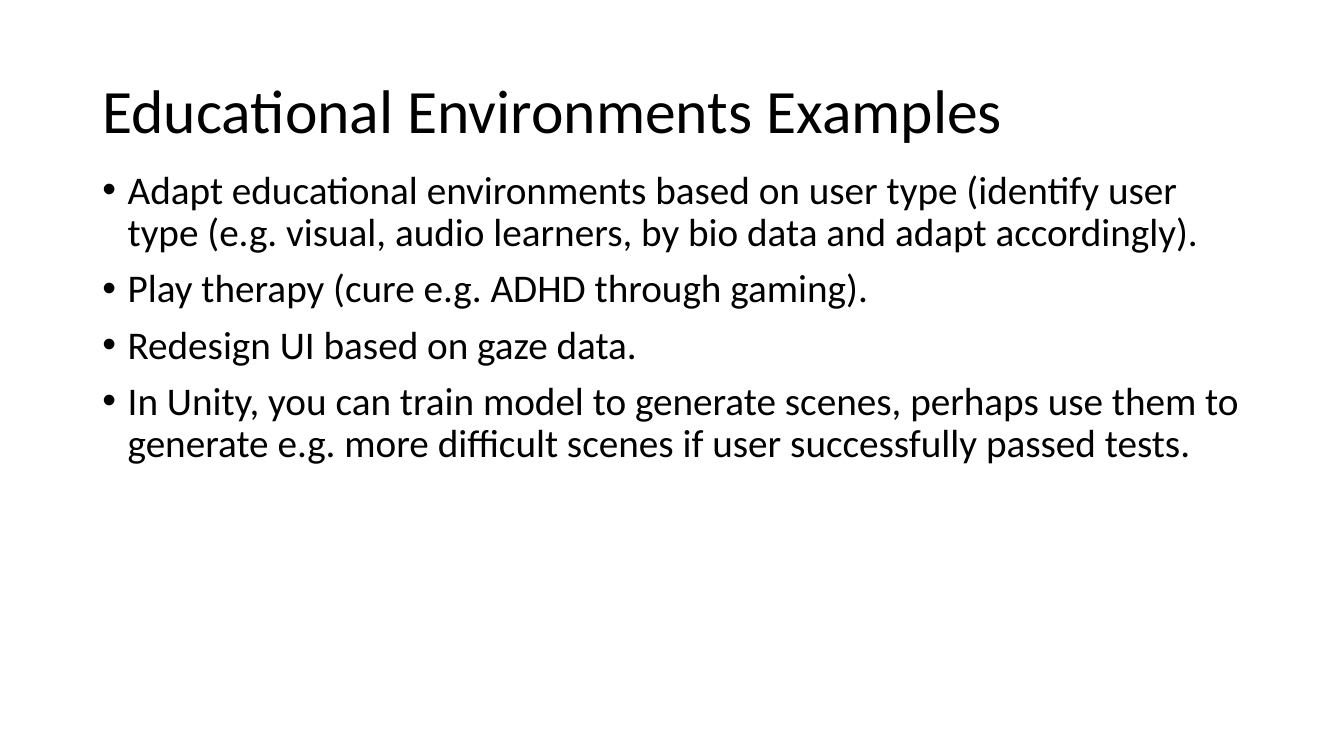
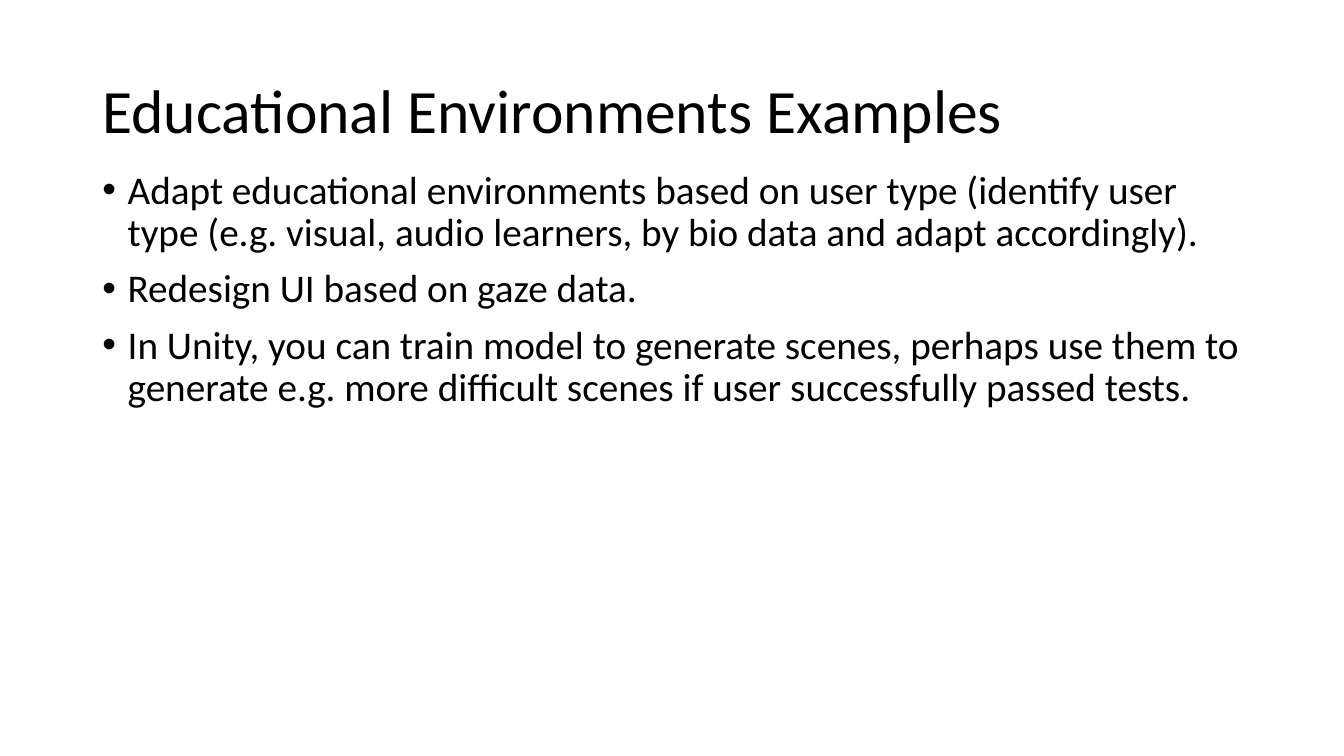
Before and after one commit to ztsv-av/xr_ml, a slide deck: slide 11 of unity-vs-unreal.pptx. Drawn at 1344x756 pixels with LibreOffice and Linux fonts; fonts in the diff are those of the drawing. Boxes give left, top, right and bottom in pixels: in the first picture for what was removed or moved away, otherwise in the second. Text is boxed around its words. In the diff, an @@ line names an element or a change of style, - is before the commit and + after.

```diff
--- a/unity-vs-unreal.pptx
+++ b/unity-vs-unreal.pptx
@@ text at <box>128,273,868,309</box>: paragraph removed @@
-• Play therapy (cure e.g. ADHD through gaming).
```
Also in this commit, not shown: 2 other slides changed.
